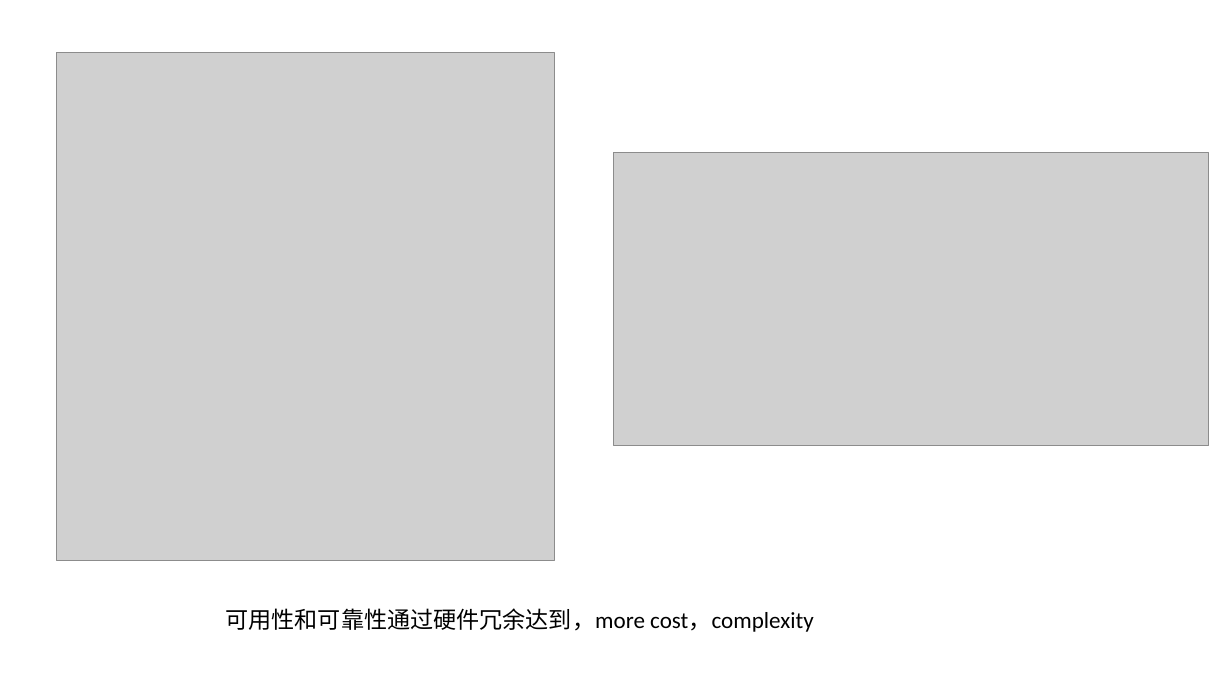
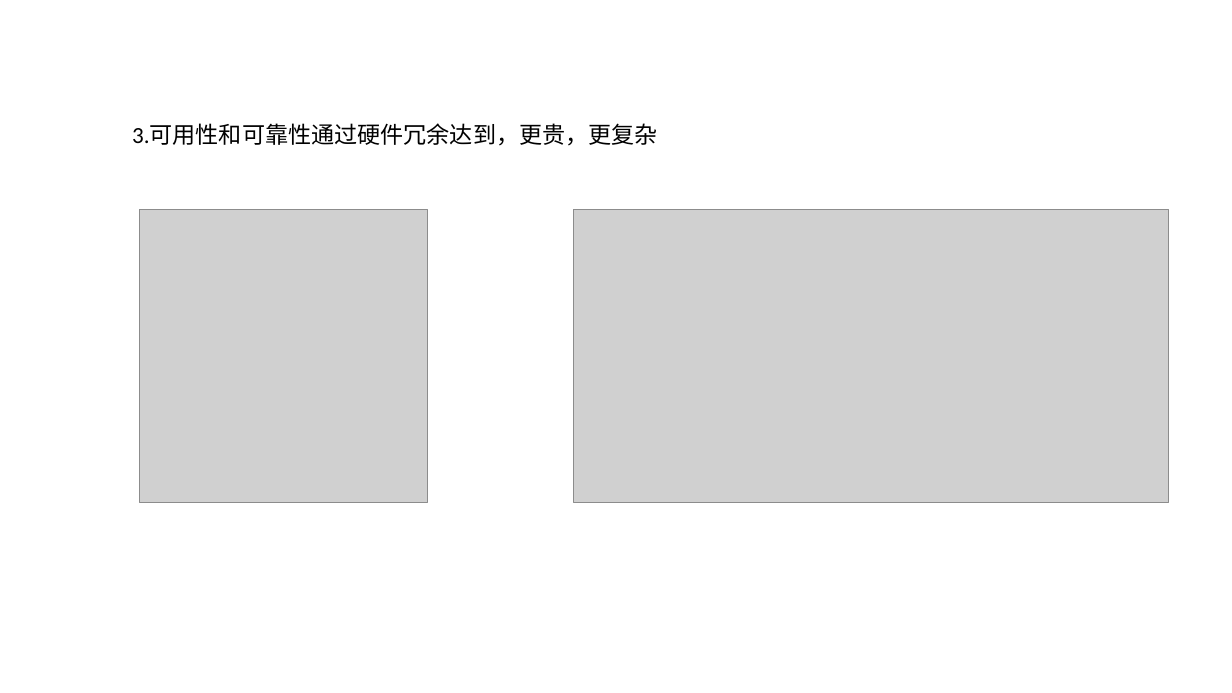
Before and after one commit to FredJiangFei/MyDocuments, a slide deck: slide 7 of 工作/Service Fabric/Service Fabric.pptx (slide 8 before the commit). Drawn at 1232x693 pixels with LibreOffice and Linux fonts; fonts in the diff are those of the drawing; grey boxes stand for pictures. Boxes give left, top, right and bottom in pixels: in the first picture for what was removed or moved away, otherwise in the second. Text is boxed around its words. In the diff, an @@ line names an element or a change of style, - is before the commit and + after.

```diff
--- a/工作/Service Fabric/Service Fabric.pptx
+++ b/工作/Service Fabric/Service Fabric.pptx
@@ text at bbox=[132, 123, 658, 146]: text changed @@
-可用性和可靠性通过硬件冗余达到，more cost，complexity
+3.可用性和可靠性通过硬件冗余达到，更贵，更复杂
@@ picture: place and size @@
-picture at bbox=[56, 53, 555, 560]
+picture at bbox=[140, 209, 428, 502]
@@ picture: place and size @@
-picture at bbox=[614, 152, 1209, 445]
+picture at bbox=[574, 209, 1169, 502]
```
Also in this commit, not shown: 5 other slides changed, 7 slides added, 6 slides removed.
